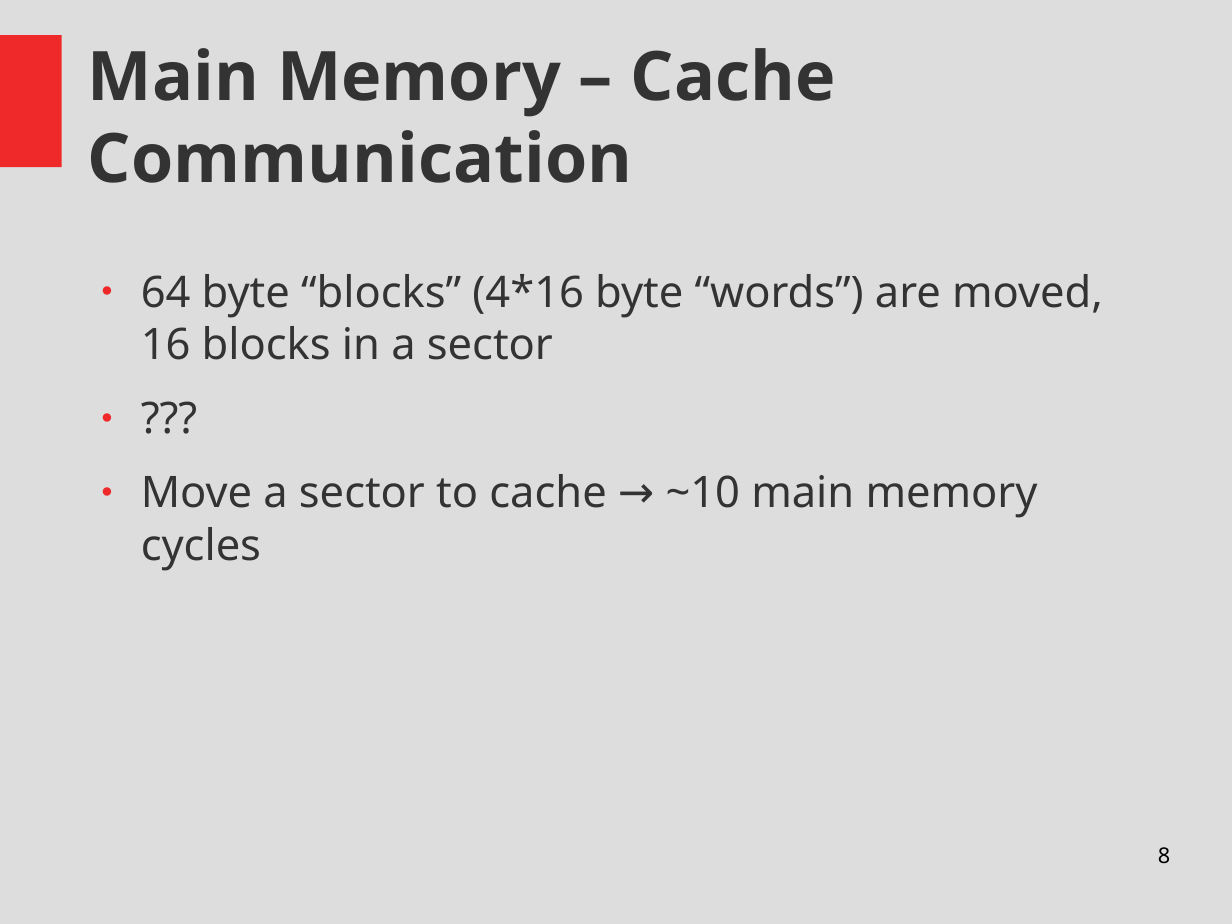
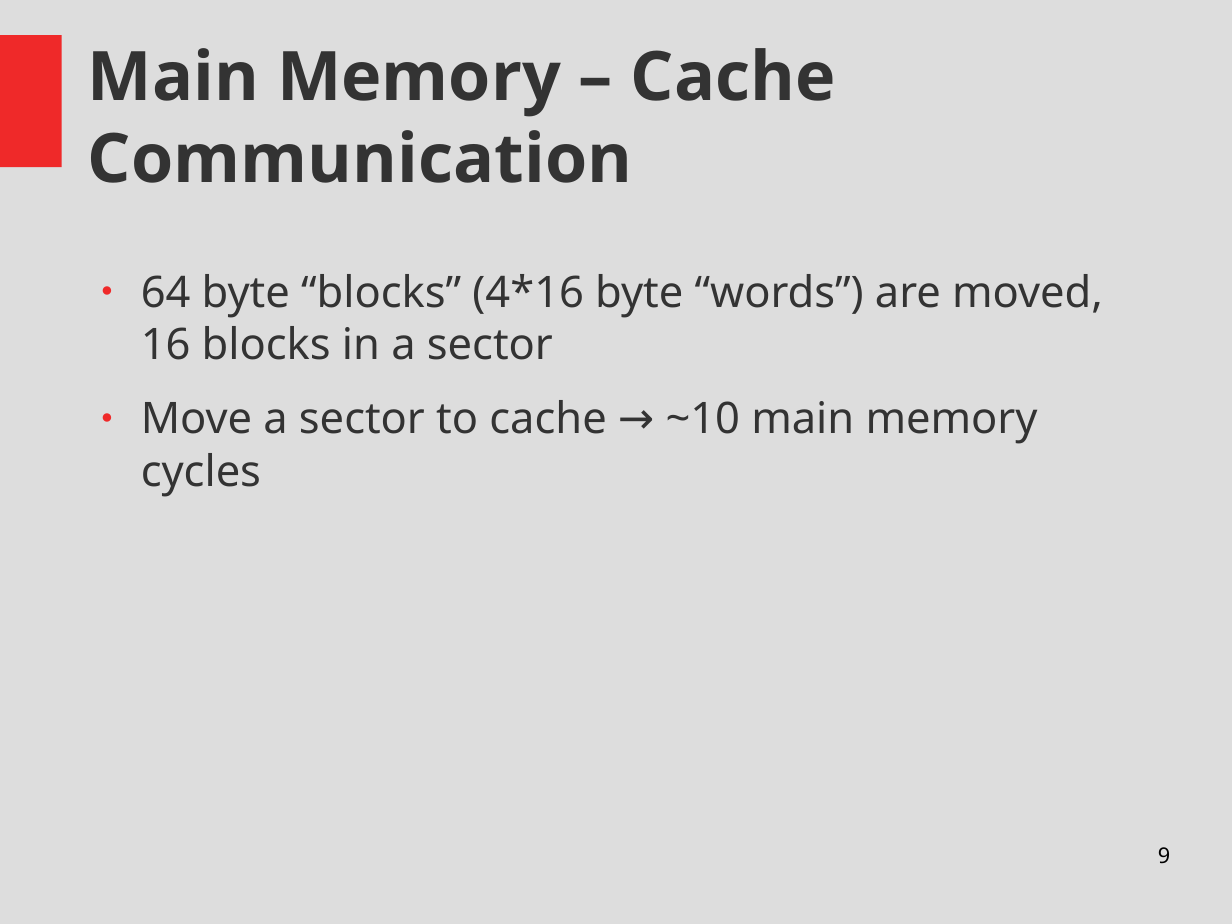
Before and after one commit to Thapep/PPS, a slide deck: slide 9 of inmemory/In Memory Processing Presentation.odp (slide 8 before the commit). Drawn at 1232x924 pixels with LibreOffice and Linux fonts; fonts in the diff are those of the drawing. Boxes give left, top, right and bottom in pixels: in the first picture for what was removed or moved away, otherwise in the second. Text is boxed around its words. In the diff, an @@ line names an element or a change of style, - is before the commit and + after.

```diff
--- a/inmemory/In Memory Processing Presentation.odp
+++ b/inmemory/In Memory Processing Presentation.odp
@@ text at [141,274,1103,497]: paragraph removed @@
-● ???
@@ page number at [1158,847,1170,864]: text changed @@
-8
+9
```
Also in this commit, not shown: 9 other slides changed, 5 slides added, 1 other file.
